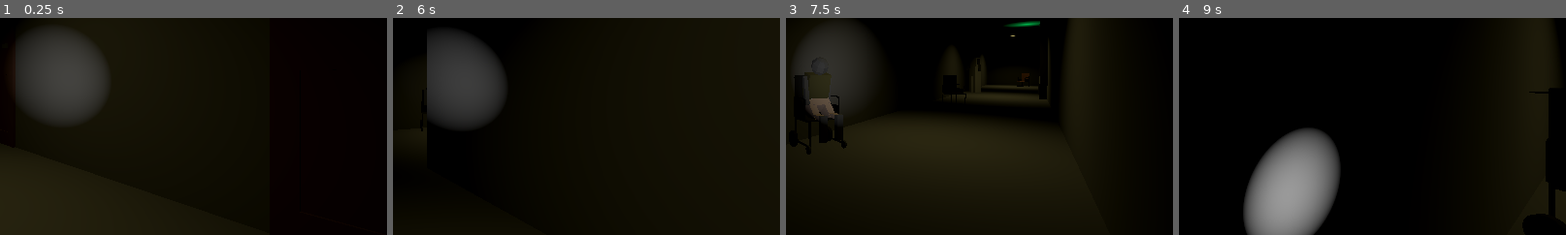
Above: before the commit, frames 1-4 (left to right).
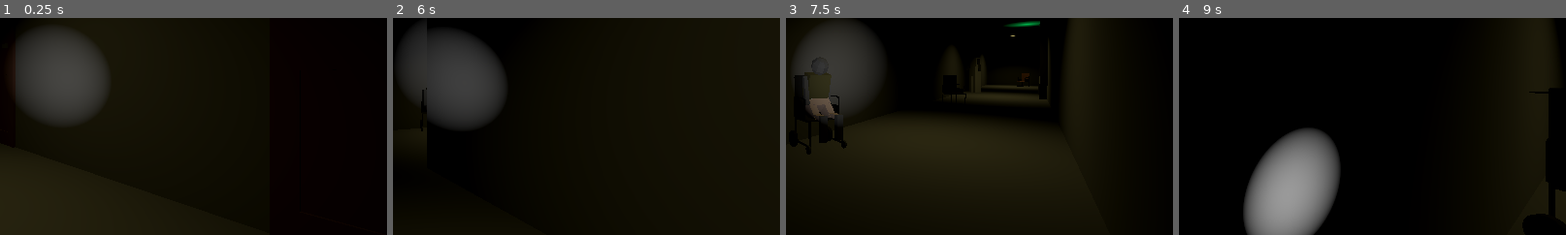
Above: after the commit, the same moments.

Repository: Nawreua/pizza-doggy-jam-4
Game: Godot game, scene res://levels/corridor2b/corridor2b.tscn
Same seed, same stepped clock (60 frames per second), same inputs: the game is played once before the commit and once after it. This scene is started directly instead of the project's main scene. Sound files missing from this copy of the repository are replaced by a short silence.
Inputs (mouse positions are % of the whole screen's width and height, from its top left):
- Up to frame 1 (0.25 s): no input
- Up to frame 2 (6 s): tap Enter at 0.5 s; move the mouse to (49, 52) at 0.52 s; hold E (action_light) 0.53-1.28 s; hold W (move_forward) 0.53-2.78 s; move the mouse to (57, 51) at 1.27 s; tap E (action_light) every 1.5 s from 1.35 to 5.85 s; move the mouse to (42, 49) at 2.02 s; hold E (action_light) 2.03-2.78 s; move the mouse to (51, 50) at 2.77 s; hold A (turn_left) 2.78-3.53 s; move the mouse to (46, 48) at 3.52 s; hold E (action_light) 3.53-4.28 s; hold W (move_forward) 3.53-5.78 s; move the mouse to (55, 50) at 4.27 s; move the mouse to (45, 50) at 5.02 s; hold E (action_light) 5.03-5.78 s; move the mouse to (52, 48) at 5.77 s; hold D (turn_right) from 5.78 s (still down)
- Up to frame 3 (7.5 s): move the mouse to (49, 52) at 6.52 s; release D (turn_right) at 6.53 s; hold E (action_light) 6.53-7.28 s; hold W (move_forward) from 6.53 s (still down); move the mouse to (57, 51) at 7.27 s; tap E (action_light) at 7.35 s
- Up to frame 4 (9 s): move the mouse to (42, 49) at 8.02 s; hold E (action_light) 8.03-8.78 s; tap Space at 8.75 s; move the mouse to (51, 50) at 8.77 s; release W (move_forward) at 8.78 s; hold A (turn_left) from 8.78 s (still down); tap E (action_light) at 8.85 s
The pictures show only the part of the screen within x 44-94%, y 36-86%; the shares and areas given below are measured in that part.

The runs differ from the first frame. In frame 2, 1.7% of the frame differs, in the area x 2-9%, y 3-38%; in frame 3, less than 0.1%; in frame 4, less than 0.1%.

Commit message:
player: add energy management gameplay for torchlight

Diff:
--- a/scenes/player/player.gd
+++ b/scenes/player/player.gd
@@ -13,6 +13,8 @@
 @onready var light = $Head/SpotLight3D
 @onready var audio = $AudioStreamPlayer3D
 
+@onready var tween_light: Tween = get_tree().create_tween()
+
 func capture_mouse():
 	Input.mouse_mode = Input.MOUSE_MODE_CAPTURED
 
@@ -23,6 +25,10 @@
 
 func _ready() -> void:
 	capture_mouse()
+	# Setup light tween
+	tween_light.tween_property(light, "spot_range", 0, 20)
+	if not light.visible:
+		tween_light.pause()
 
 func _input(event: InputEvent) -> void:
 	# Handle camera inputs
@@ -36,6 +42,10 @@
 		# Switch torchlight
 		if event.is_action_pressed(&"action_light"):
 			light.visible = not light.visible
+			if light.visible:
+				tween_light.play()
+			else:
+				tween_light.pause()
 		# Quit the game
 		if event.is_action_pressed(&"exit"):
 			get_tree().quit()
--- a/scenes/player/player.tscn
+++ b/scenes/player/player.tscn
@@ -15,7 +15,7 @@
 
 [node name="SpotLight3D" type="SpotLight3D" parent="Head" unique_id=940300896]
 transform = Transform3D(1, 0, 0, 0, 0.9961947, -0.08715574, 0, 0.08715574, 0.9961947, 0.13650554, -0.28381395, 0.10817179)
-spot_range = 7.0
+spot_range = 20.0
 spot_angle = 10.0
 
 [node name="CollisionShape3D" type="CollisionShape3D" parent="." unique_id=1276230510]
